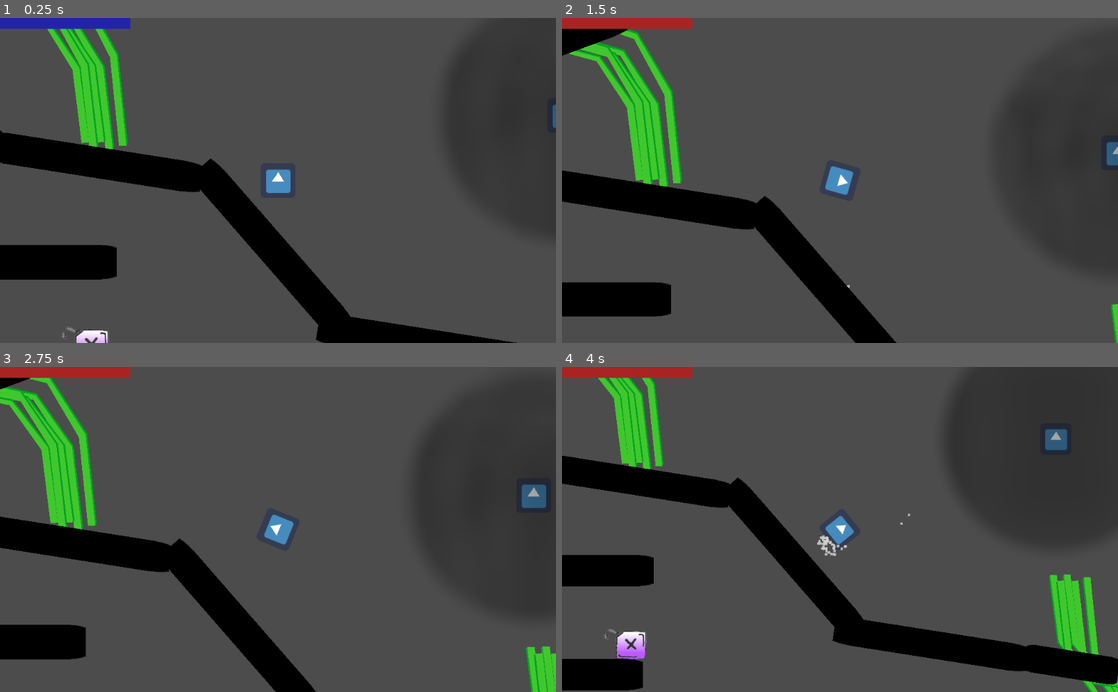
Above: before the commit, frames 1-4 (two rows, left to right).
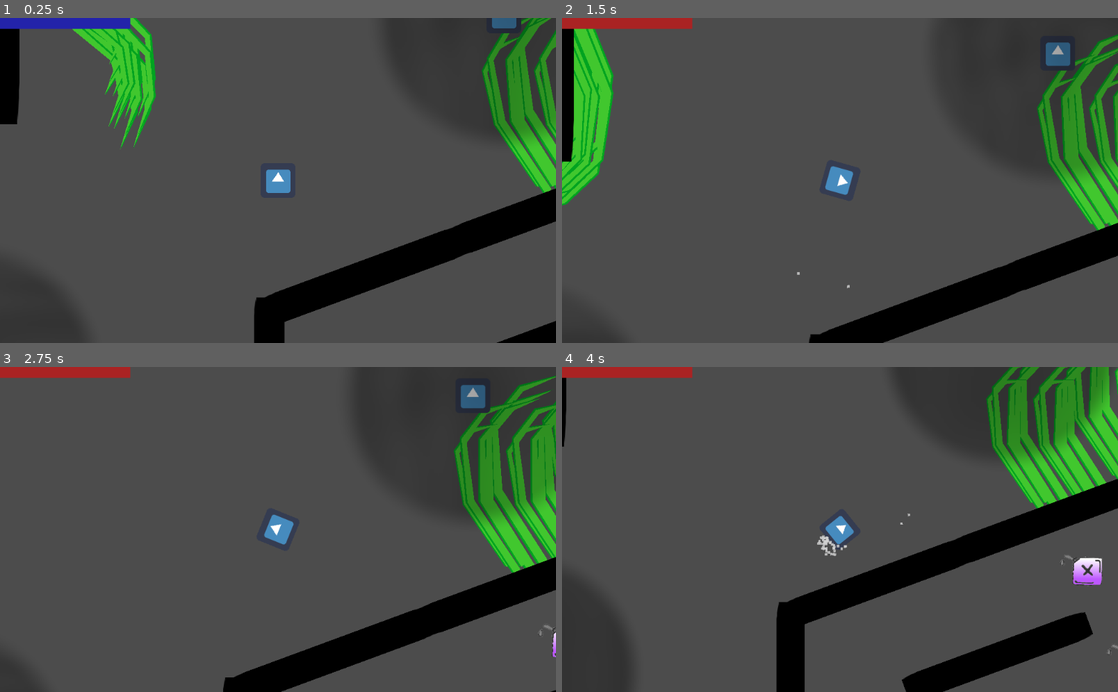
Above: after the commit, the same moments.

Repository: ChibiDenDen/Jook
Game: Godot game, scene res://Scenes/PhysicsGame.tscn
Two runs of this game, one before a commit and one after it. Both use one fixed random seed, a clock stepped at 60 frames per second and the inputs below. The engine's default icon, where the game draws it, is replaced by a stand-in: a white triangle on a blue panel in a dark square.
Inputs (mouse positions are in pixels of both pictures, inside the frame that each line leads up to):
- Up to frame 1 (0.25 s): no input
- Up to frame 2 (1.5 s): move the mouse to (684, 144) at 0.52 s; hold Right (ui_right) from 0.53 s (still down); click (684, 144) at 0.67 s; tap Up (ui_up) at 0.77 s; move the mouse to (1106, 291) at 1.27 s; click (1106, 291) at 1.42 s
- Up to frame 3 (2.75 s): tap Up (ui_up) at 1.52 s; move the mouse to (550, 669) at 2.02 s; release Right (ui_right) at 2.03 s; hold Left (ui_left) from 2.03 s (still down); click (550, 669) at 2.17 s
- Up to frame 4 (4 s): move the mouse to (1112, 653) at 2.77 s; release Left (ui_left) at 2.78 s; hold Right (ui_right) from 2.78 s (still down); click (1112, 653) at 2.92 s; tap Up (ui_up) at 3.02, 3.77 s; move the mouse to (1095, 601) at 3.52 s; click (1095, 601) at 3.67 s

The runs differ from the first frame. In frame 1, 26% of the frame differs, in the area x 0-100%, y 0-100%; in frame 2, 25%; in frame 3, 24%; in frame 4, 32%.

Commit message:
Add rotation obstacles

Diff:
--- /dev/null
+++ b/Objects/RotatingObstacles.gd
@@ -0,0 +1,14 @@
+extends Node
+
+
+export var rotation_speed := 0.7
+
+# Called when the node enters the scene tree for the first time.
+func _ready():
+	pass # Replace with function body.
+
+
+# Called every frame. 'delta' is the elapsed time since the previous frame.
+func _process(delta):
+	for child in get_children():
+		child.rotation += (delta * rotation_speed)
--- a/Scenes/PhysicsGame.tscn
+++ b/Scenes/PhysicsGame.tscn
@@ -7,11 +7,12 @@
 [ext_resource path="res://Objects/UI/UI.tscn" type="PackedScene" id=5]
 [ext_resource path="res://Objects/Obstacles/Walls/Grass.tscn" type="PackedScene" id=6]
 [ext_resource path="res://Objects/PowerUps/Fuel/Fuel.tscn" type="PackedScene" id=7]
+[ext_resource path="res://Objects/RotatingObstacles.gd" type="Script" id=8]
 
 [node name="PhysicsGame" type="Node2D"]
 
 [node name="Player" parent="." instance=ExtResource( 1 )]
-position = Vector2( 1048, -40 )
+position = Vector2( -408, -488 )
 thrust = Vector2( 0, -300 )
 torque = 2500
 
@@ -1006,366 +1007,6 @@
 scale = Vector2( 0.815912, -0.909 )
 z_index = -1
 
-[node name="Grass77" parent="Obstacles" instance=ExtResource( 6 )]
-position = Vector2( -843, -810 )
-rotation = 1.5708
-scale = Vector2( 1, 0.909 )
-z_index = -1
-
-[node name="Grass78" parent="Obstacles" instance=ExtResource( 6 )]
-position = Vector2( -868, -803 )
-rotation = 1.5708
-scale = Vector2( 0.984557, 0.909 )
-z_index = -1
-
-[node name="Grass79" parent="Obstacles" instance=ExtResource( 6 )]
-position = Vector2( -884, -816 )
-rotation = 1.5708
-scale = Vector2( 0.887965, 0.909 )
-z_index = -1
-
-[node name="Grass80" parent="Obstacles" instance=ExtResource( 6 )]
-position = Vector2( -912, -815 )
-rotation = 1.5708
-scale = Vector2( 0.617211, 0.909 )
-z_index = -1
-
-[node name="Grass81" parent="Obstacles" instance=ExtResource( 6 )]
-position = Vector2( -897, -803 )
-rotation = 1.5708
-scale = Vector2( 0.815912, 0.909 )
-z_index = -1
-
-[node name="Grass82" parent="Obstacles" instance=ExtResource( 6 )]
-position = Vector2( -835, -866 )
-rotation = 1.5708
-scale = Vector2( 1, 0.909 )
-z_index = -1
-
-[node name="Grass83" parent="Obstacles" instance=ExtResource( 6 )]
-position = Vector2( -860, -859 )
-rotation = 1.5708
-scale = Vector2( 0.984557, 0.909 )
-z_index = -1
-
-[node name="Grass84" parent="Obstacles" instance=ExtResource( 6 )]
-position = Vector2( -876, -872 )
-rotation = 1.5708
-scale = Vector2( 0.887965, 0.909 )
-z_index = -1
-
-[node name="Grass85" parent="Obstacles" instance=ExtResource( 6 )]
-position = Vector2( -904, -871 )
-rotation = 1.5708
-scale = Vector2( 0.617211, 0.909 )
-z_index = -1
-
-[node name="Grass86" parent="Obstacles" instance=ExtResource( 6 )]
-position = Vector2( -889, -859 )
-rotation = 1.5708
-scale = Vector2( 0.815912, 0.909 )
-z_index = -1
-
-[node name="Grass87" parent="Obstacles" instance=ExtResource( 6 )]
-position = Vector2( -835, -834 )
-rotation = 1.5708
-scale = Vector2( 1, 0.909 )
-z_index = -1
-
-[node name="Grass88" parent="Obstacles" instance=ExtResource( 6 )]
-position = Vector2( -860, -827 )
-rotation = 1.5708
-scale = Vector2( 0.984557, 0.909 )
-z_index = -1
-
-[node name="Grass89" parent="Obstacles" instance=ExtResource( 6 )]
-position = Vector2( -876, -840 )
-rotation = 1.5708
-scale = Vector2( 0.887965, 0.909 )
-z_index = -1
-
-[node name="Grass90" parent="Obstacles" instance=ExtResource( 6 )]
-position = Vector2( -904, -839 )
-rotation = 1.5708
-scale = Vector2( 0.617211, 0.909 )
-z_index = -1
-
-[node name="Grass91" parent="Obstacles" instance=ExtResource( 6 )]
-position = Vector2( -889, -827 )
-rotation = 1.5708
-scale = Vector2( 0.815912, 0.909 )
-z_index = -1
-
-[node name="Grass92" parent="Obstacles" instance=ExtResource( 6 )]
-position = Vector2( -843, -730 )
-rotation = 1.5708
-scale = Vector2( 1, 0.909 )
-z_index = -1
-
-[node name="Grass93" parent="Obstacles" instance=ExtResource( 6 )]
-position = Vector2( -868, -723 )
-rotation = 1.5708
-scale = Vector2( 0.984557, 0.909 )
-z_index = -1
-
-[node name="Grass94" parent="Obstacles" instance=ExtResource( 6 )]
-position = Vector2( -884, -736 )
-rotation = 1.5708
-scale = Vector2( 0.887965, 0.909 )
-z_index = -1
-
-[node name="Grass95" parent="Obstacles" instance=ExtResource( 6 )]
-position = Vector2( -912, -735 )
-rotation = 1.5708
-scale = Vector2( 0.617211, 0.909 )
-z_index = -1
-
-[node name="Grass96" parent="Obstacles" instance=ExtResource( 6 )]
-position = Vector2( -897, -723 )
-rotation = 1.5708
-scale = Vector2( 0.815912, 0.909 )
-z_index = -1
-
-[node name="Grass97" parent="Obstacles" instance=ExtResource( 6 )]
-position = Vector2( -835, -786 )
-rotation = 1.5708
-scale = Vector2( 1, 0.909 )
-z_index = -1
-
-[node name="Grass98" parent="Obstacles" instance=ExtResource( 6 )]
-position = Vector2( -860, -779 )
-rotation = 1.5708
-scale = Vector2( 0.984557, 0.909 )
-z_index = -1
-
-[node name="Grass99" parent="Obstacles" instance=ExtResource( 6 )]
-position = Vector2( -876, -792 )
-rotation = 1.5708
-scale = Vector2( 0.887965, 0.909 )
-z_index = -1
-
-[node name="Grass100" parent="Obstacles" instance=ExtResource( 6 )]
-position = Vector2( -904, -791 )
-rotation = 1.5708
-scale = Vector2( 0.617211, 0.909 )
-z_index = -1
-
-[node name="Grass101" parent="Obstacles" instance=ExtResource( 6 )]
-position = Vector2( -889, -779 )
-rotation = 1.5708
-scale = Vector2( 0.815912, 0.909 )
-z_index = -1
-
-[node name="Grass102" parent="Obstacles" instance=ExtResource( 6 )]
-position = Vector2( -835, -754 )
-rotation = 1.5708
-scale = Vector2( 1, 0.909 )
-z_index = -1
-
-[node name="Grass103" parent="Obstacles" instance=ExtResource( 6 )]
-position = Vector2( -860, -747 )
-rotation = 1.5708
-scale = Vector2( 0.984557, 0.909 )
-z_index = -1
-
-[node name="Grass104" parent="Obstacles" instance=ExtResource( 6 )]
-position = Vector2( -876, -760 )
-rotation = 1.5708
-scale = Vector2( 0.887965, 0.909 )
-z_index = -1
-
-[node name="Grass105" parent="Obstacles" instance=ExtResource( 6 )]
-position = Vector2( -904, -759 )
-rotation = 1.5708
-scale = Vector2( 0.617211, 0.909 )
-z_index = -1
-
-[node name="Grass106" parent="Obstacles" instance=ExtResource( 6 )]
-position = Vector2( -889, -747 )
-rotation = 1.5708
-scale = Vector2( 0.815912, 0.909 )
-z_index = -1
-
-[node name="Grass107" parent="Obstacles" instance=ExtResource( 6 )]
-position = Vector2( -843, -730 )
-rotation = 1.5708
-scale = Vector2( 1, 0.909 )
-z_index = -1
-
-[node name="Grass108" parent="Obstacles" instance=ExtResource( 6 )]
-position = Vector2( -868, -723 )
-rotation = 1.5708
-scale = Vector2( 0.984557, 0.909 )
-z_index = -1
-
-[node name="Grass109" parent="Obstacles" instance=ExtResource( 6 )]
-position = Vector2( -884, -736 )
-rotation = 1.5708
-scale = Vector2( 0.887965, 0.909 )
-z_index = -1
-
-[node name="Grass110" parent="Obstacles" instance=ExtResource( 6 )]
-position = Vector2( -912, -735 )
-rotation = 1.5708
-scale = Vector2( 0.617211, 0.909 )
-z_index = -1
-
-[node name="Grass111" parent="Obstacles" instance=ExtResource( 6 )]
-position = Vector2( -897, -723 )
-rotation = 1.5708
-scale = Vector2( 0.815912, 0.909 )
-z_index = -1
-
-[node name="Grass112" parent="Obstacles" instance=ExtResource( 6 )]
-position = Vector2( -835, -786 )
-rotation = 1.5708
-scale = Vector2( 1, 0.909 )
-z_index = -1
-
-[node name="Grass113" parent="Obstacles" instance=ExtResource( 6 )]
-position = Vector2( -860, -779 )
-rotation = 1.5708
-scale = Vector2( 0.984557, 0.909 )
-z_index = -1
-
-[node name="Grass114" parent="Obstacles" instance=ExtResource( 6 )]
-position = Vector2( -876, -792 )
-rotation = 1.5708
-scale = Vector2( 0.887965, 0.909 )
-z_index = -1
-
-[node name="Grass115" parent="Obstacles" instance=ExtResource( 6 )]
-position = Vector2( -904, -791 )
-rotation = 1.5708
-scale = Vector2( 0.617211, 0.909 )
-z_index = -1
-
-[node name="Grass116" parent="Obstacles" instance=ExtResource( 6 )]
-position = Vector2( -889, -779 )
-rotation = 1.5708
-scale = Vector2( 0.815912, 0.909 )
-z_index = -1
-
-[node name="Grass117" parent="Obstacles" instance=ExtResource( 6 )]
-position = Vector2( -835, -754 )
-rotation = 1.5708
-scale = Vector2( 1, 0.909 )
-z_index = -1
-
-[node name="Grass118" parent="Obstacles" instance=ExtResource( 6 )]
-position = Vector2( -860, -747 )
-rotation = 1.5708
-scale = Vector2( 0.984557, 0.909 )
-z_index = -1
-
-[node name="Grass119" parent="Obstacles" instance=ExtResource( 6 )]
-position = Vector2( -876, -760 )
-rotation = 1.5708
-scale = Vector2( 0.887965, 0.909 )
-z_index = -1
-
-[node name="Grass120" parent="Obstacles" instance=ExtResource( 6 )]
-position = Vector2( -904, -759 )
-rotation = 1.5708
-scale = Vector2( 0.617211, 0.909 )
-z_index = -1
-
-[node name="Grass121" parent="Obstacles" instance=ExtResource( 6 )]
-position = Vector2( -889, -747 )
-rotation = 1.5708
-scale = Vector2( 0.815912, 0.909 )
-z_index = -1
-
-[node name="Grass122" parent="Obstacles" instance=ExtResource( 6 )]
-position = Vector2( -859, -658 )
-rotation = 1.5708
-scale = Vector2( 1, 0.909 )
-z_index = -1
-
-[node name="Grass123" parent="Obstacles" instance=ExtResource( 6 )]
-position = Vector2( -884, -651 )
-rotation = 1.5708
-scale = Vector2( 0.984557, 0.909 )
-z_index = -1
-
-[node name="Grass124" parent="Obstacles" instance=ExtResource( 6 )]
-position = Vector2( -900, -664 )
-rotation = 1.5708
-scale = Vector2( 0.887965, 0.909 )
-z_index = -1
-
-[node name="Grass125" parent="Obstacles" instance=ExtResource( 6 )]
-position = Vector2( -928, -663 )
-rotation = 1.5708
-scale = Vector2( 0.617211, 0.909 )
-z_index = -1
-
-[node name="Grass126" parent="Obstacles" instance=ExtResource( 6 )]
-position = Vector2( -913, -651 )
-rotation = 1.5708
-scale = Vector2( 0.815912, 0.909 )
-z_index = -1
-
-[node name="Grass127" parent="Obstacles" instance=ExtResource( 6 )]
-position = Vector2( -851, -714 )
-rotation = 1.5708
-scale = Vector2( 1, 0.909 )
-z_index = -1
-
-[node name="Grass128" parent="Obstacles" instance=ExtResource( 6 )]
-position = Vector2( -876, -707 )
-rotation = 1.5708
-scale = Vector2( 0.984557, 0.909 )
-z_index = -1
-
-[node name="Grass129" parent="Obstacles" instance=ExtResource( 6 )]
-position = Vector2( -892, -720 )
-rotation = 1.5708
-scale = Vector2( 0.887965, 0.909 )
-z_index = -1
-
-[node name="Grass130" parent="Obstacles" instance=ExtResource( 6 )]
-position = Vector2( -920, -719 )
-rotation = 1.5708
-scale = Vector2( 0.617211, 0.909 )
-z_index = -1
-
-[node name="Grass131" parent="Obstacles" instance=ExtResource( 6 )]
-position = Vector2( -905, -707 )
-rotation = 1.5708
-scale = Vector2( 0.815912, 0.909 )
-z_index = -1
-
-[node name="Grass132" parent="Obstacles" instance=ExtResource( 6 )]
-position = Vector2( -851, -682 )
-rotation = 1.5708
-scale = Vector2( 1, 0.909 )
-z_index = -1
-
-[node name="Grass133" parent="Obstacles" instance=ExtResource( 6 )]
-position = Vector2( -876, -675 )
-rotation = 1.5708
-scale = Vector2( 0.984557, 0.909 )
-z_index = -1
-
-[node name="Grass134" parent="Obstacles" instance=ExtResource( 6 )]
-position = Vector2( -892, -688 )
-rotation = 1.5708
-scale = Vector2( 0.887965, 0.909 )
-z_index = -1
-
-[node name="Grass135" parent="Obstacles" instance=ExtResource( 6 )]
-position = Vector2( -920, -687 )
-rotation = 1.5708
-scale = Vector2( 0.617211, 0.909 )
-z_index = -1
-
-[node name="Grass136" parent="Obstacles" instance=ExtResource( 6 )]
-position = Vector2( -905, -675 )
-rotation = 1.5708
-scale = Vector2( 0.815912, 0.909 )
-z_index = -1
-
 [node name="Grass6" parent="Obstacles" instance=ExtResource( 6 )]
 position = Vector2( 1429, -554 )
 z_index = -1
@@ -1523,6 +1164,99 @@
 scale = Vector2( 0.815912, 0.9331 )
 z_index = -1
 
+[node name="RotatingObstacles" type="Node" parent="."]
+script = ExtResource( 8 )
+
+[node name="Grass77" parent="RotatingObstacles" instance=ExtResource( 6 )]
+position = Vector2( -883, -834 )
+rotation = 1.5708
+scale = Vector2( 1, 0.909 )
+z_index = -1
+
+[node name="Grass78" parent="RotatingObstacles" instance=ExtResource( 6 )]
+position = Vector2( -908, -827 )
+rotation = 1.5708
+scale = Vector2( 0.984557, 0.909 )
+z_index = -1
+
+[node name="Grass79" parent="RotatingObstacles" instance=ExtResource( 6 )]
+position = Vector2( -924, -840 )
+rotation = 1.5708
+scale = Vector2( 0.887965, 0.909 )
+z_index = -1
+
+[node name="Grass80" parent="RotatingObstacles" instance=ExtResource( 6 )]
+position = Vector2( -952, -839 )
+rotation = 1.5708
+scale = Vector2( 0.617211, 0.909 )
+z_index = -1
+
+[node name="Grass81" parent="RotatingObstacles" instance=ExtResource( 6 )]
+position = Vector2( -937, -827 )
+rotation = 1.5708
+scale = Vector2( 0.815912, 0.909 )
+z_index = -1
+
+[node name="Grass82" parent="RotatingObstacles" instance=ExtResource( 6 )]
+position = Vector2( -875, -890 )
+rotation = 1.5708
+scale = Vector2( 1, 0.909 )
+z_index = -1
+
+[node name="Grass83" parent="RotatingObstacles" instance=ExtResource( 6 )]
+position = Vector2( -900, -883 )
+rotation = 1.5708
+scale = Vector2( 0.984557, 0.909 )
+z_index = -1
+
+[node name="Grass84" parent="RotatingObstacles" instance=ExtResource( 6 )]
+position = Vector2( -916, -896 )
+rotation = 1.5708
+scale = Vector2( 0.887965, 0.909 )
+z_index = -1
+
+[node name="Grass85" parent="RotatingObstacles" instance=ExtResource( 6 )]
+position = Vector2( -944, -895 )
+rotation = 1.5708
+scale = Vector2( 0.617211, 0.909 )
+z_index = -1
+
+[node name="Grass86" parent="RotatingObstacles" instance=ExtResource( 6 )]
+position = Vector2( -929, -883 )
+rotation = 1.5708
+scale = Vector2( 0.815912, 0.909 )
+z_index = -1
+
+[node name="Grass87" parent="RotatingObstacles" instance=ExtResource( 6 )]
+position = Vector2( -875, -858 )
+rotation = 1.5708
+scale = Vector2( 1, 0.909 )
+z_index = -1
+
+[node name="Grass88" parent="RotatingObstacles" instance=ExtResource( 6 )]
+position = Vector2( -900, -851 )
+rotation = 1.5708
+scale = Vector2( 0.984557, 0.909 )
+z_index = -1
+
+[node name="Grass89" parent="RotatingObstacles" instance=ExtResource( 6 )]
+position = Vector2( -916, -864 )
+rotation = 1.5708
+scale = Vector2( 0.887965, 0.909 )
+z_index = -1
+
+[node name="Grass90" parent="RotatingObstacles" instance=ExtResource( 6 )]
+position = Vector2( -944, -863 )
+rotation = 1.5708
+scale = Vector2( 0.617211, 0.909 )
+z_index = -1
+
+[node name="Grass91" parent="RotatingObstacles" instance=ExtResource( 6 )]
+position = Vector2( -929, -851 )
+rotation = 1.5708
+scale = Vector2( 0.815912, 0.909 )
+z_index = -1
+
 [node name="UI" parent="." instance=ExtResource( 5 )]
 
 [node name="PowerUps" type="Node2D" parent="."]
Not shown: 1 places in Scenes/PhysicsGame.tscn that only renumber resources
